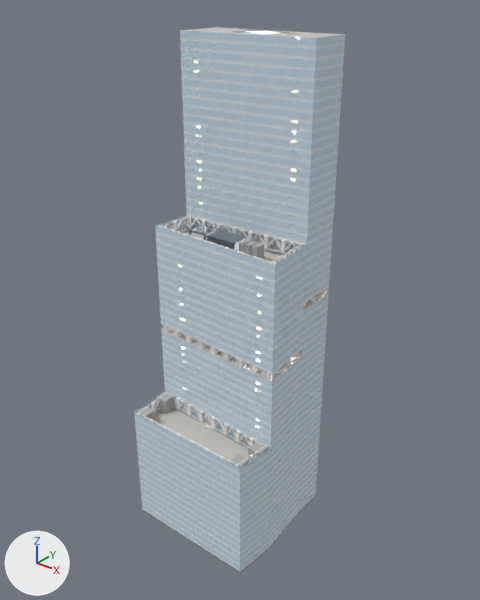
The glTF model web/assets/abeno_harukas.optimized.glb, before and after one commit.
Rendered twice from a 50 mm camera at (226.0, -269.0, 326.0) aimed at (4.0, 8.0, 154.0). Lighting does not change. The marker at lower left points along +X, +Y and +Z. The older version comes first. Where no turn or scale is listed for an object, it has been applied to the vertices.

Before the edit, the objects in view are built like this:
```python
ob_low_floor_01_013 = bpy.data.objects.new('Low_Floor_01.013', me_low_floor_01)
ob_low_floor_01_013.parent = ob_node_8
ob_low_floor_01_013.location = (0.168, -25.13, 69.85)
ob_low_floor_01_013.scale = (44.7, 44.7, 44.7)
ob_web_harukas_body_glass_web = bpy.data.objects.new('Web_Harukas_Body_Glass_Web', me_low_glass_0)
ob_web_harukas_body_glass_web.location = (0.2, 3.0, 150.6)
ob_web_harukas_core_concrete = bpy.data.objects.new('Web_Harukas_Core_Concrete', me_low_core_corner_0)
ob_web_harukas_core_concrete.location = (0.1, 3.0, 150.0)
# also in view: 'Web_Harukas_Spandrel_Blue' at (0.0, 3.0, 150.0); 'Web_Harukas_Core_Steel' at (0.0, 3.0, 150.0)
```
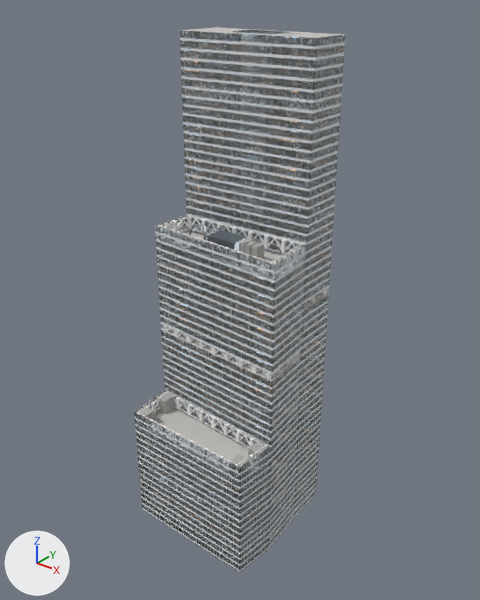
What differs and where, as boxes (x1, y1, x2, y2) in the pictures (480 x 600 px):
'Web_Harukas_Body_Glass_Web', surface changed (darker): (134, 29, 345, 570) in both

What changed in the scene script:
```text
Change mat_palettematerial002:
    where n0 = _N.new('ShaderNodeBsdfPrincipled'); n0.name = 'Principled BSDF'
    add n0.inputs[3].default_value = 1.52  # 'IOR'
    add n0.inputs[18].default_value = 1.0  # 'Transmission Weight'
    where n2 = _N.new('ShaderNodeTexImage'); n2.name = 'Image Texture'
    remove _L.new(n2.outputs[1], n0.inputs[4])  # 'Alpha' to 'Alpha'
```
